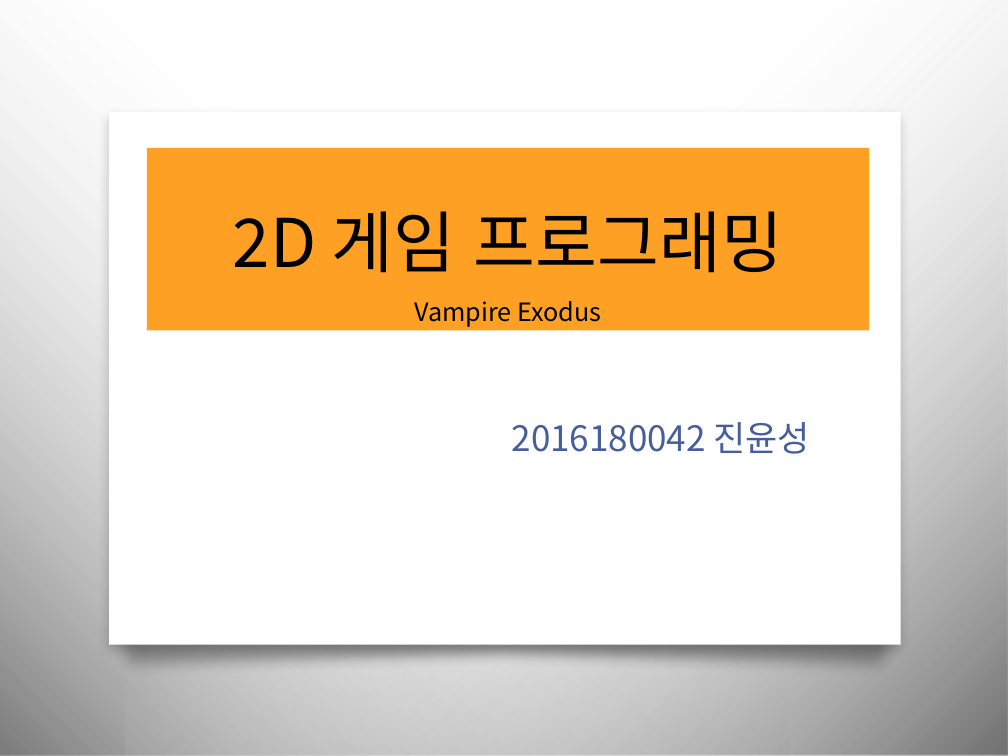
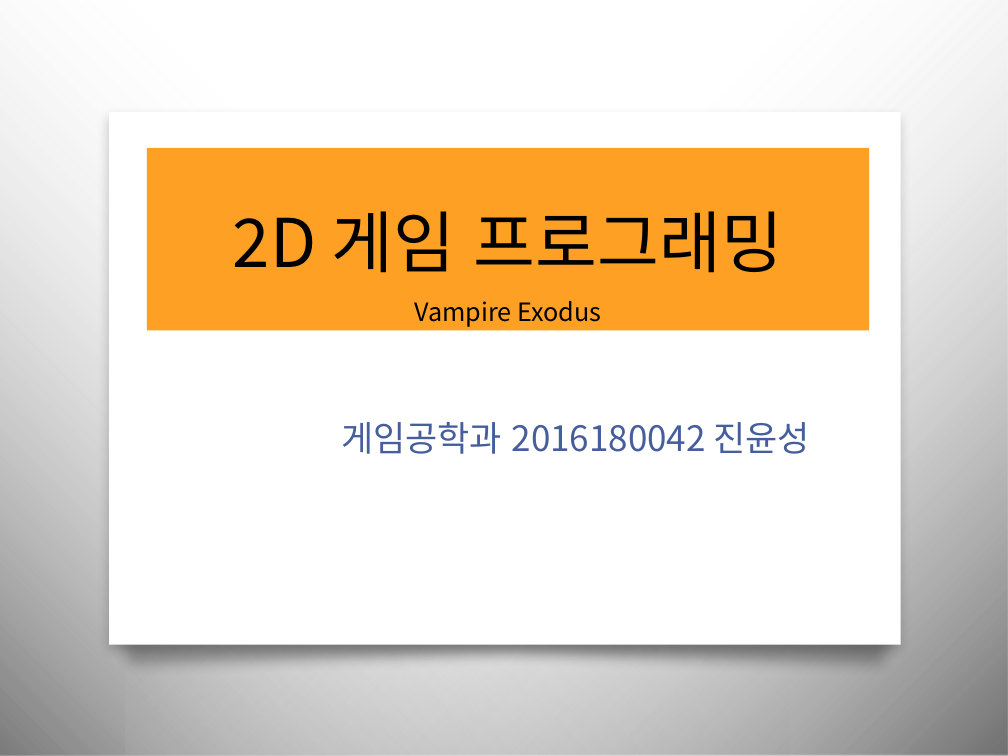
Before and after one commit to iconstudio/2017-Platformer, a slide deck: slide 1 of slides/2016180042_진윤성_2DGP_1차발표.pptx. Drawn at 1008x756 pixels with LibreOffice and Linux fonts; fonts in the diff are those of the drawing; background and template pictures are left out. Boxes give left, top, right and bottom in pixels: in the first picture for what was removed or moved away, otherwise in the second. Text is boxed around its words. In the diff, an @@ line names an element or a change of style, - is before the commit and + after.

```diff
--- a/slides/2016180042_진윤성_2DGP_1차발표.pptx
+++ b/slides/2016180042_진윤성_2DGP_1차발표.pptx
@@ subtitle at <box>341,422,810,454</box>: text changed @@
-2016180042 진윤성
+게임공학과 2016180042 진윤성
```
Also in this commit, not shown: 4 other slides changed.
